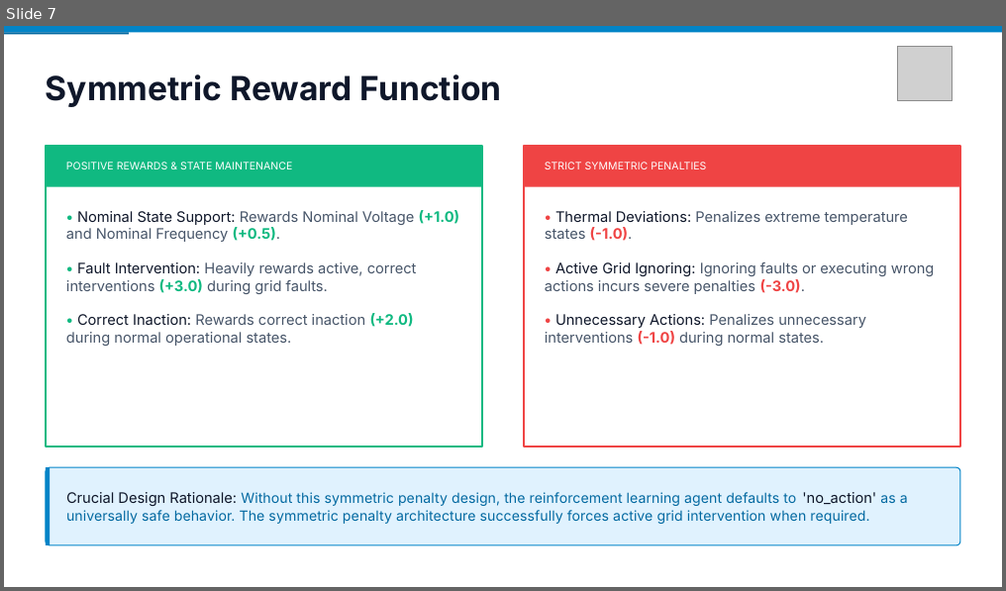
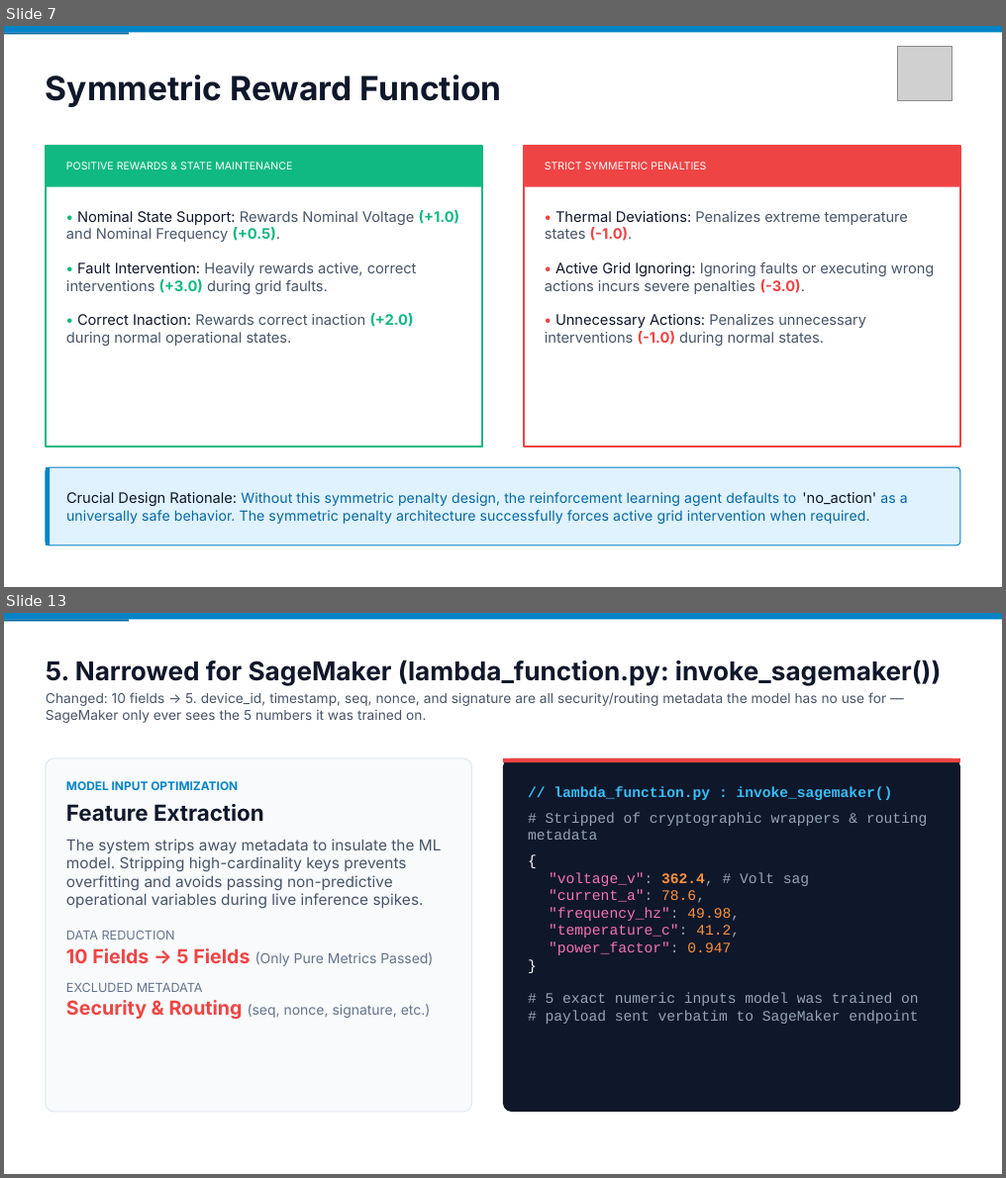
Before and after one commit to hrshimpi/power-grid-iot-RL-pipeline, a slide deck: docs/Grid-RL Presentation.pptx. Shown one above the other, each under a label of ours: slide 7 before the commit, slides 7 and 13 after it; the slides between them are not shown. The pictures are 1006x591 and 1006x1178 pixels, drawn with LibreOffice and Linux fonts; fonts in the diff are those of the drawing; grey boxes stand for pictures. Boxes give left, top, right and bottom in pixels: in the first picture for what was removed or moved away, otherwise in the second. Text is boxed around its words. In the diff, an @@ line names an element or a change of style, - is before the commit and + after.

Commit message:
docs: update presentation deck
Expanded from 13 to 24 slides: deeper architecture/security detail,
the full stage-by-stage data journey, attack simulation, and the
fault-detection chart.

```diff
--- a/docs/Grid-RL Presentation.pptx
+++ b/docs/Grid-RL Presentation.pptx
@@ slide 13 added at (4, 613, 1002, 1174), background #FFFFFF @@
@@ rectangle added at (4, 613, 1002, 619), fill #0284C7 @@
@@ rectangle added at (4, 619, 129, 621), fill #0369A1 @@
@@ text added at (46, 660, 942, 723), 9.8 pt, text #475569 @@
+5. Narrowed for SageMaker (lambda_function.py: invoke_sagemaker())
+Changed: 10 fields → 5. device_id, timestamp, seq, nonce, and signature are all security/routing metadata the model has no use for — SageMaker only ever sees the 5 numbers it was trained on.
@@ rounded rectangle added at (46, 759, 472, 1112), fill #F8FAFC, outline #E2E8F0 0.75 pt @@
@@ rounded rectangle added at (503, 759, 960, 1112), fill #0F172A @@
@@ rectangle added at (503, 759, 960, 762), fill #EF4444 @@
@@ text added at (66, 781, 442, 1019), 11 pt, text #475569 @@
+MODEL INPUT OPTIMIZATION
+Feature Extraction
+The system strips away metadata to insulate the ML model. Stripping high-cardinality keys prevents overfitting and avoids passing non-predictive operational variables during live inference spikes.
+DATA REDUCTION
+10 Fields → 5 Fields (Only Pure Metrics Passed)
+EXCLUDED METADATA
+Security & Routing (seq, nonce, signature, etc.)
@@ text added at (528, 787, 927, 1024), 10.5 pt, text #94A3B8 @@
+// lambda_function.py : invoke_sagemaker()
+# Stripped of cryptographic wrappers & routing metadata
+{
+"voltage_v": 362.4, # Volt sag
+"current_a": 78.6,
+"frequency_hz": 49.98,
+"temperature_c": 41.2,
+"power_factor": 0.947
+}
+# 5 exact numeric inputs model was trained on
+# payload sent verbatim to SageMaker endpoint
```
Also in this commit, not shown: 5 slides changed, 10 other slides added.
